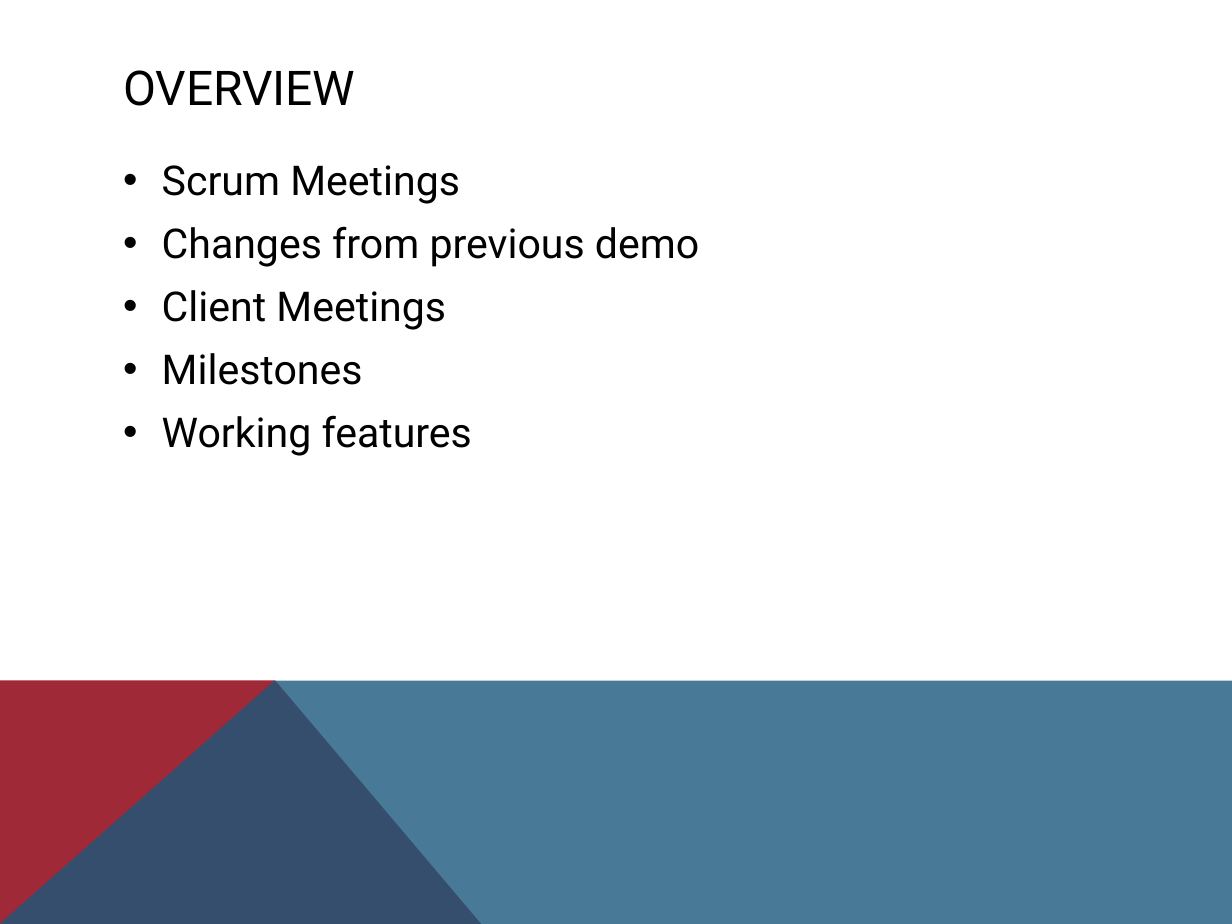
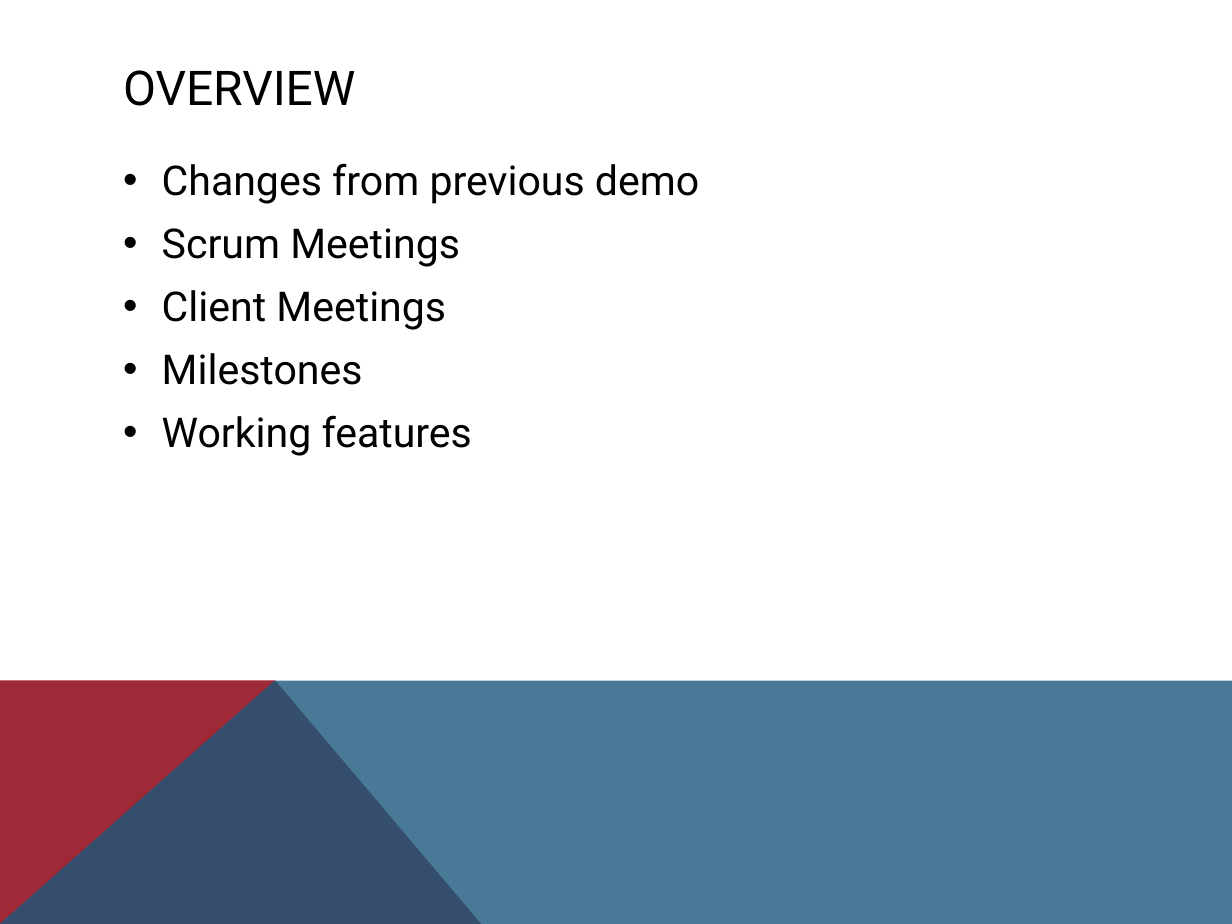
Before and after one commit to Coeus2016/GeospatialDataProcessorVisualiser_documentation, a slide deck: slide 2 of demos/Demo 2 - COEUS.pptx. Drawn at 1232x924 pixels with LibreOffice and Linux fonts; fonts in the diff are those of the drawing. Boxes give left, top, right and bottom in pixels: in the first picture for what was removed or moved away, otherwise in the second. Text is boxed around its words. In the diff, an @@ line names an element or a change of style, - is before the commit and + after.

```diff
--- a/demos/Demo 2 - COEUS.pptx
+++ b/demos/Demo 2 - COEUS.pptx
@@ text at box(162, 163, 699, 204): paragraph added @@
+• Changes from previous demo
@@ text at box(162, 226, 699, 267): paragraph removed @@
-• Changes from previous demo
```
Also in this commit, not shown: 1 other slide changed.
